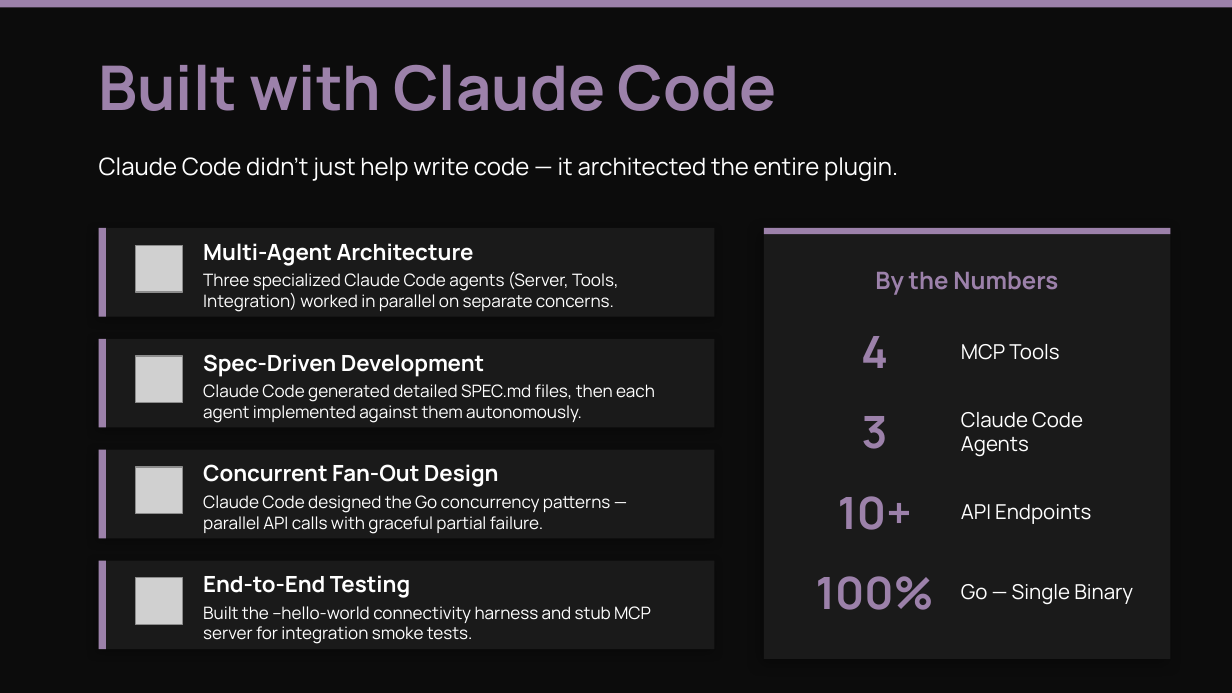
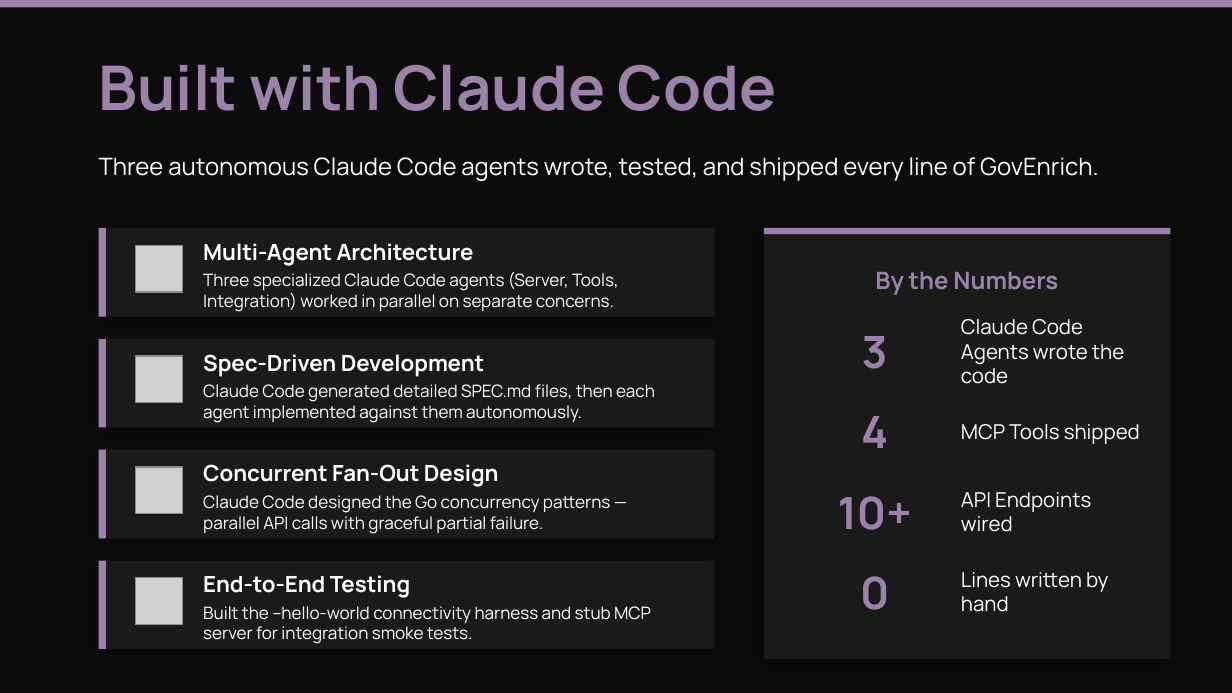
Before and after one commit to edgetrace/govenrich, a slide deck: slide 4 of GovEnrich-Pitch.pptx. Drawn at 1232x693 pixels with LibreOffice and Linux fonts; fonts in the diff are those of the drawing; grey boxes stand for pictures. Boxes give left, top, right and bottom in pixels: in the first picture for what was removed or moved away, otherwise in the second. Text is boxed around its words. In the diff, an @@ line names an element or a change of style, - is before the commit and + after.

Commit message:
Add GovEnrich hackathon pitch deck (.pptx + .pdf)
6-slide pitch for Apollo x Google Cloud Hackathon targeting
Best Use of Claude Code. EdgeTrace brand (Poppins, #9C81AA purple,
#0C0C0C dark). Covers problem, solution architecture, Claude Code
agent workflow, live enrichment demo, and roadmap.

```diff
--- a/GovEnrich-Pitch.pptx
+++ b/GovEnrich-Pitch.pptx
@@ text at [99,157,1099,181]: text changed @@
-Claude Code didn't just help write code — it architected the entire plugin.
+Three autonomous Claude Code agents wrote, tested, and shipped every line of GovEnrich.
@@ text "3": place and size @@
-text "3" at [862,416,888,449]
+text "3" at [862,336,888,369]
@@ text at [961,319,1124,384]: text changed @@
-MCP Tools
+Claude Code Agents wrote the code
@@ text "4": place and size @@
-text "4" at [861,336,888,368]
+text "4" at [861,416,888,448]
@@ text at [961,424,1140,444]: text changed @@
-Claude Code Agents
+MCP Tools shipped
@@ text at [961,492,1091,532]: text changed @@
-API Endpoints
+API Endpoints wired
@@ text at [860,576,889,610]: text changed @@
-100%
+0
@@ text at [961,572,1108,612]: text changed @@
-Go — Single Binary
+Lines written by hand
```
Also in this commit, not shown: 1 other file.
